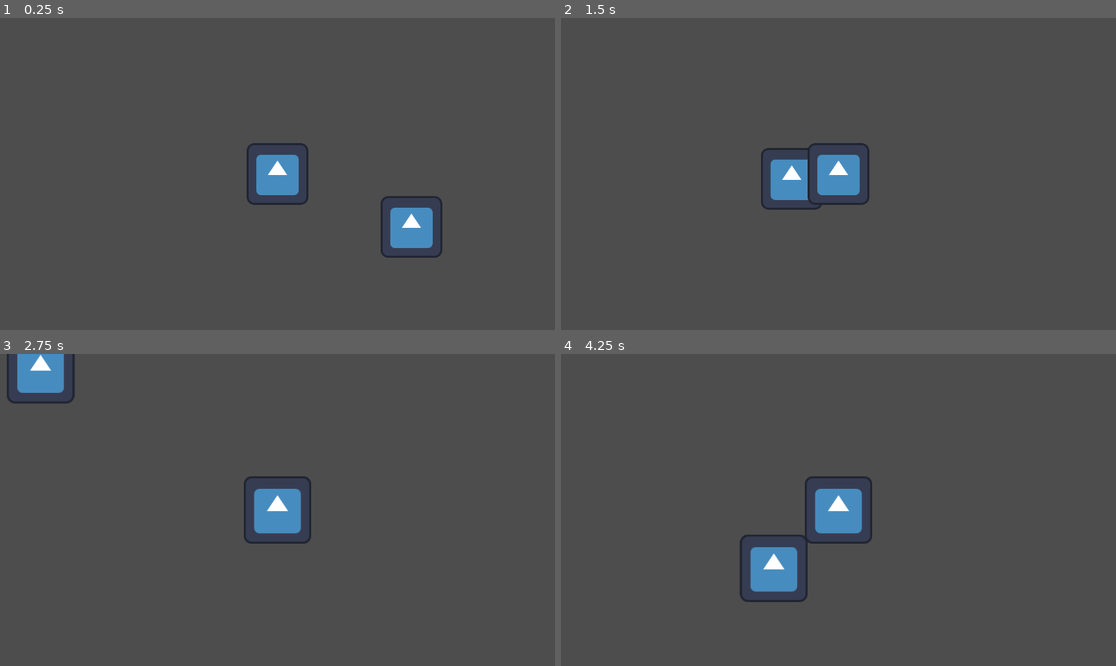
Above: before the commit, frames 1-4 (two rows, left to right).
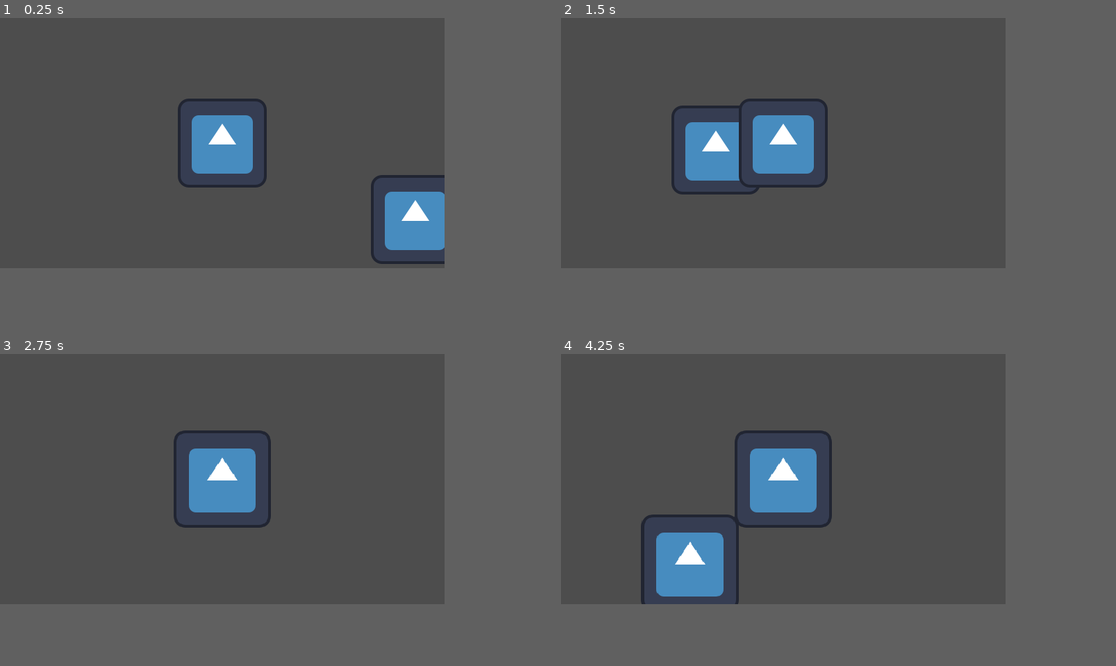
Above: after the commit, the same moments.

Repository: HiccupEnthusiast/popcorn-gamejam
Game: Godot game, scene res://levels/main.tscn
Two runs of this game, one before a commit and one after it. Both use one fixed random seed, a clock stepped at 60 frames per second and the inputs below. The engine's default icon, where the game draws it, is replaced by a stand-in: a white triangle on a blue panel in a dark square.
Inputs (mouse positions are in pixels of both pictures, inside the frame that each line leads up to):
- Up to frame 1 (0.25 s): no input
- Up to frame 2 (1.5 s): tap Enter at 0.5 s; move the mouse to (960, 158) at 0.52 s; hold D (move_right) 0.53-1.28 s; tap Mouse wheel up (zoom_in) at 0.6 s; move the mouse to (727, 189) at 1.27 s; hold S (move_down) from 1.28 s (still down); tap Mouse wheel down (zoom_out) at 1.35 s
- Up to frame 3 (2.75 s): move the mouse to (333, 441) at 2.02 s; release S (move_down) at 2.03 s; hold D (move_right) from 2.03 s (still down); tap Mouse wheel up (zoom_in) at 2.1 s
- Up to frame 4 (4.25 s): move the mouse to (810, 572) at 2.77 s; release D (move_right) at 2.78 s; hold W (move_up) 2.78-3.53 s; tap Mouse wheel down (zoom_out) at 2.85 s; move the mouse to (1005, 556) at 3.52 s; hold A (move_left) from 3.53 s (still down); tap Mouse wheel up (zoom_in) at 3.6 s
In our replay, the window is 799x449 before the commit and 640x360 after it. These sizes can differ from the game's own. Grey fills any space a smaller window leaves; there, only what the larger window draws over its background counts as a difference.

The runs differ from the first frame. In frame 1, 5.4% of the frame differs, in the area x 32-81%, y 25-79%; in frame 2, 6.2%; in frame 3, 5.6%; in frame 4, 8.9%, in the area x 14-57%, y 24-81%.

Commit message:
feat(Project Settings): Set up for pixelart usage

Diff:
--- a/project.godot
+++ b/project.godot
@@ -14,6 +14,18 @@
 run/main_scene="uid://dxjixd1nkumg2"
 config/features=PackedStringArray("4.4", "GL Compatibility")
 config/icon="res://icon.svg"
+
+[autoload]
+
+SceneSwticher="*res://globals/scene_swticher.gd"
+Globals="*res://globals/globals.gd"
+
+[display]
+
+window/size/viewport_width=640
+window/size/viewport_height=360
+window/stretch/mode="canvas_items"
+window/stretch/scale_mode="integer"
 
 [input]
 
@@ -47,8 +59,14 @@
 "events": [Object(InputEventMouseButton,"resource_local_to_scene":false,"resource_name":"","device":-1,"window_id":0,"a …(253 unchanged characters)…
 ]
 }
+confirm={
+"deadzone": 0.2,
+"events": [Object(InputEventKey,"resource_local_to_scene":false,"resource_name":"","device":-1,"window_id":0,"alt_pressed":false,"shift_pressed":false,"ctrl_pressed":false,"meta_pressed":false,"pressed":false,"keycode":0,"physical_keycode":4194309,"key_label":0,"unicode":0,"location":0,"echo":false,"script":null)
+]
+}
 
 [rendering]
 
+textures/canvas_textures/default_texture_filter=0
 renderer/rendering_method="gl_compatibility"
 renderer/rendering_method.mobile="gl_compatibility"
